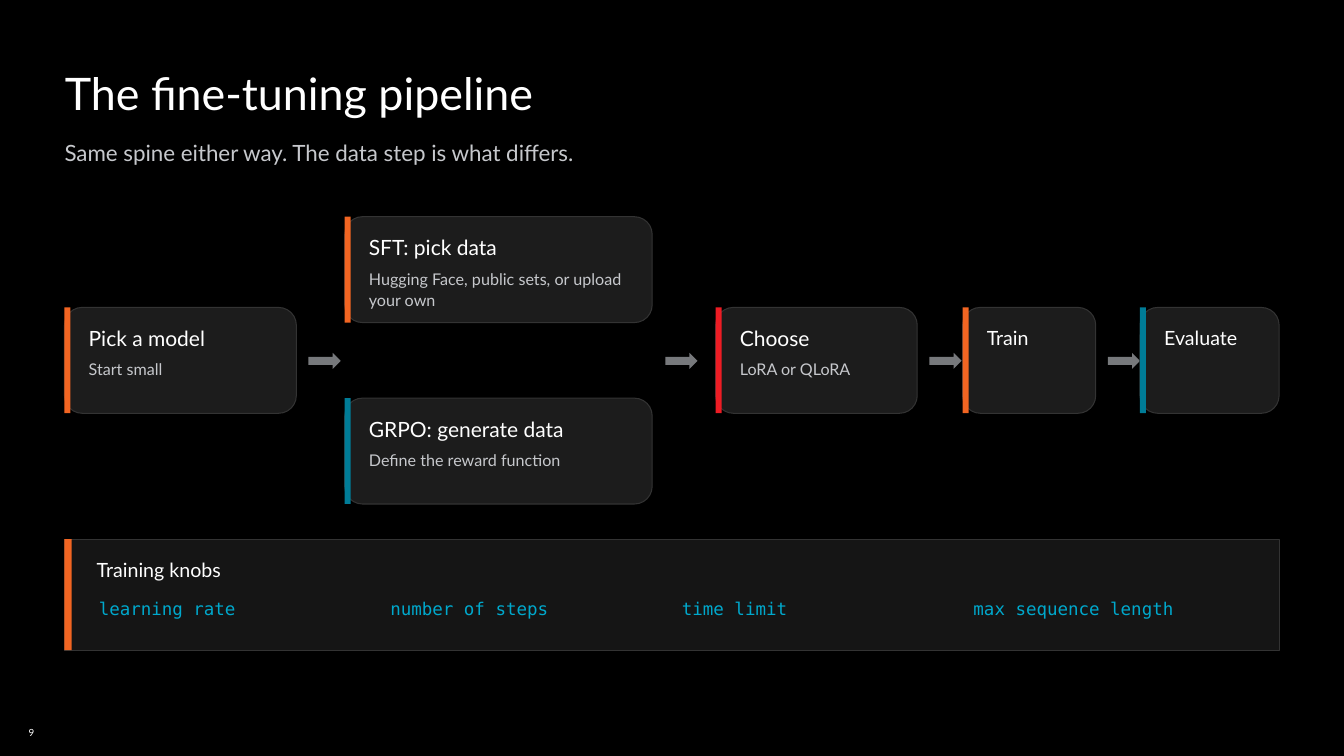
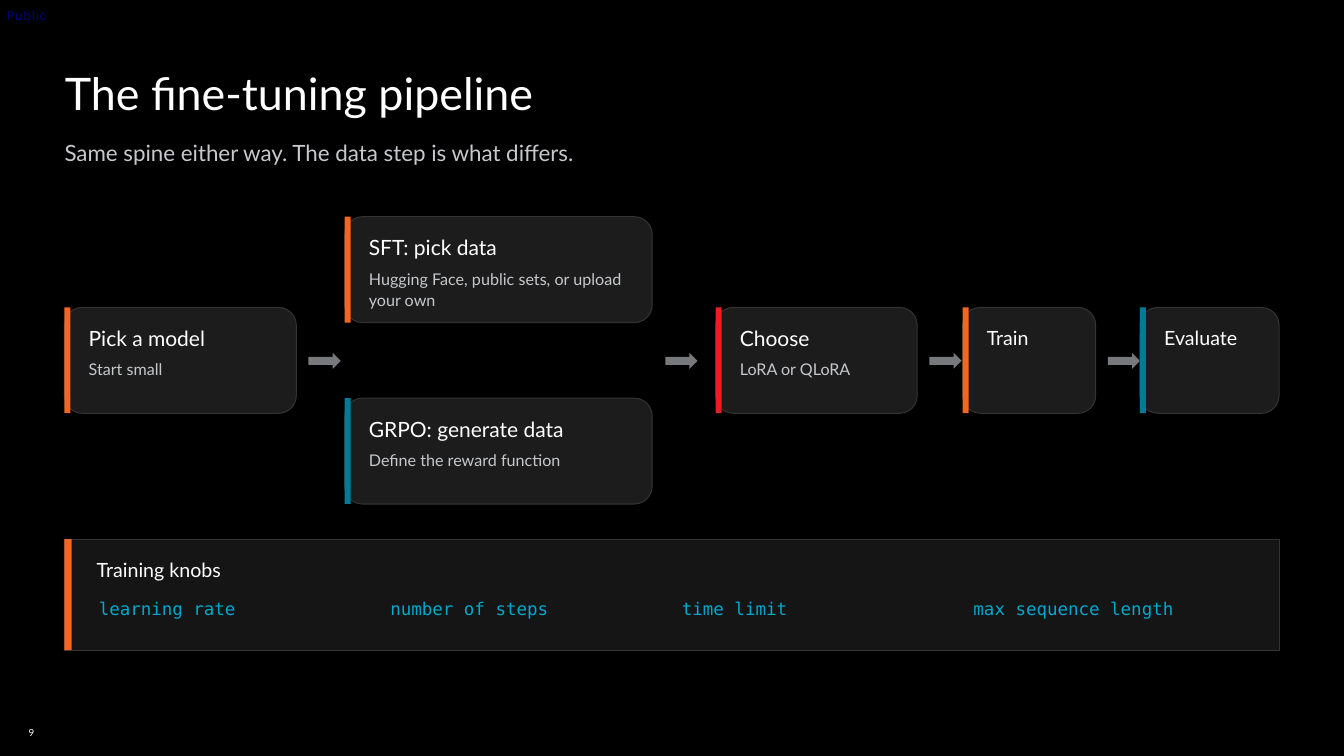
Before and after one commit to mkbhanda/Unsloth-RL-Workshop-on-Radeon, a slide deck: slide 9 of docs/AMD-Unsloth-GRPO-Fine-tuning1.pptx. Drawn at 1344x756 pixels with LibreOffice and Linux fonts; fonts in the diff are those of the drawing; background and template pictures are left out. Boxes give left, top, right and bottom in pixels: in the first picture for what was removed or moved away, otherwise in the second. Text is boxed around its words. In the diff, an @@ line names an element or a change of style, - is before the commit and + after.

```diff
--- a/docs/AMD-Unsloth-GRPO-Fine-tuning1.pptx
+++ b/docs/AMD-Unsloth-GRPO-Fine-tuning1.pptx
@@ text added at box(7, 11, 47, 20), 10 pt, text #0000FF at 50% opacity @@
+Public
```
Also in this commit, not shown: 14 other slides changed, 1 other file.
